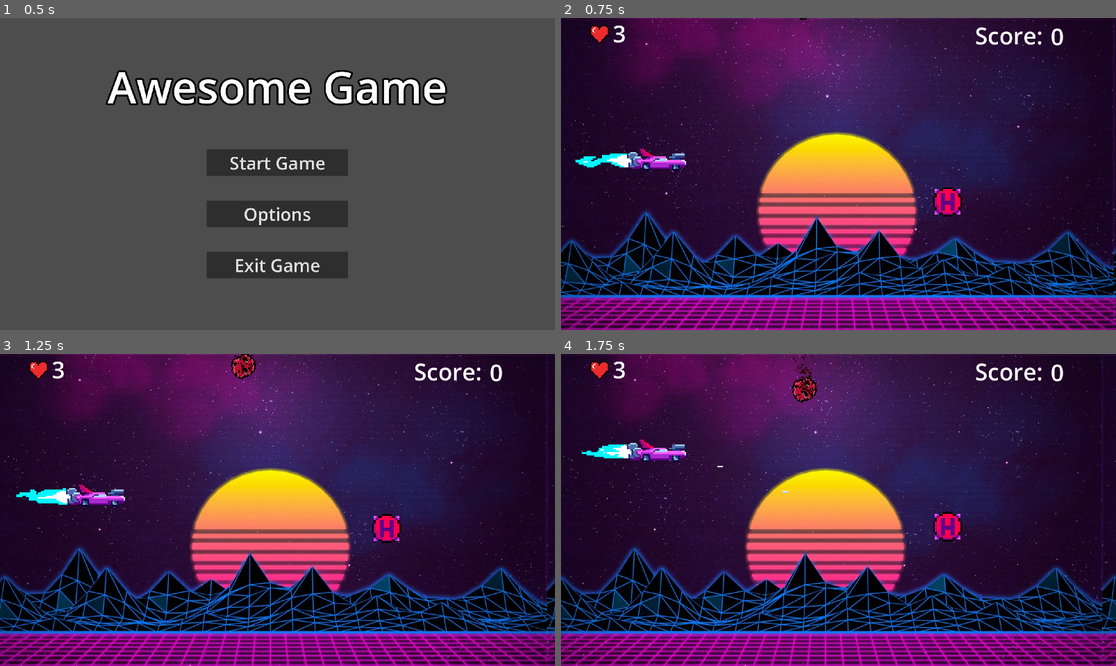
Above: before the commit, frames 1-4 (two rows, left to right).
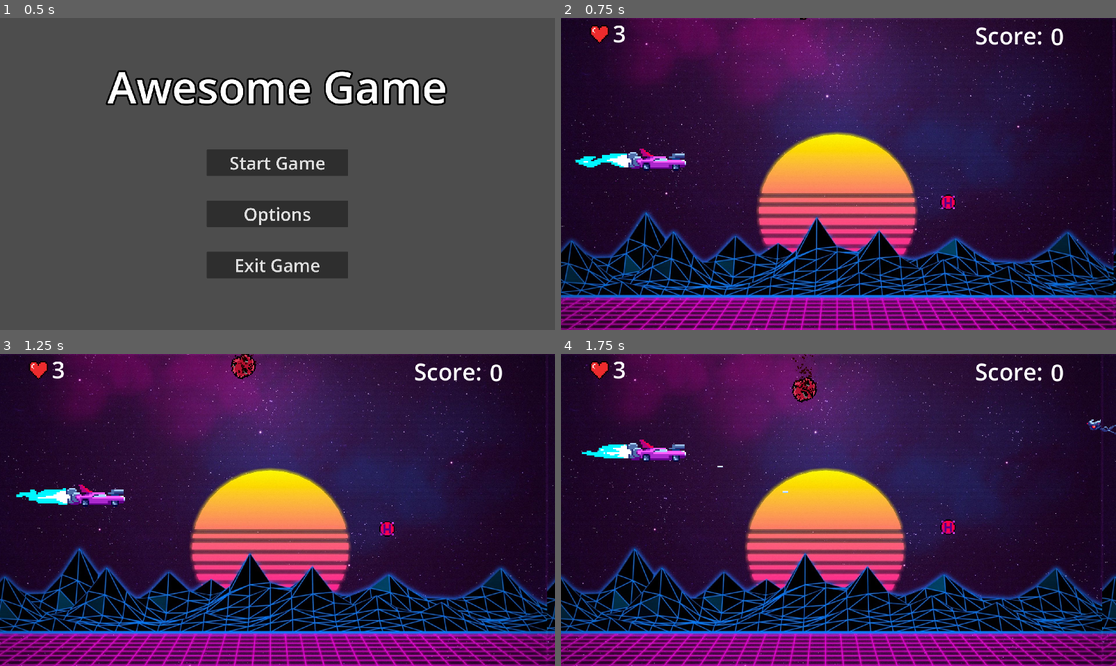
Above: after the commit, the same moments.

Repository: P0ddy/Project-Bentley
Game: Godot game, scene res://Scenes/Menu/main_menu.tscn
Two runs of this game, one before a commit and one after it. Both use one fixed random seed, a clock stepped at 60 frames per second and the inputs below. Sound files missing from this copy of the repository are replaced by a short silence.
Inputs:
- Up to frame 1 (0.5 s): no input
- Up to frame 2 (0.75 s): click "Start Game" at 0.5 s
- Up to frame 3 (1.25 s): no input
- Up to frame 4 (1.75 s): hold W (up) from 1.28 s (still down); hold Space (shoot) from 1.28 s (still down)

Frame 1 is identical in both runs. In frame 2, 0.4% of the frame differs, in the area x 67-73%, y 54-64%; in frame 3, 0.4%; in frame 4, 0.5%, in the area x 67-100%, y 20-61%.

Commit message:
add vel and more

Diff:
--- a/Scenes/MainScene/Game.gd
+++ b/Scenes/MainScene/Game.gd
@@ -4,6 +4,7 @@
 var Enemy = preload("res://Scenes/MainScene/enemy.tscn")
 var Boss = preload("res://Scenes/MainScene/boss.tscn")
 var Meteor = preload("res://Scenes/MainScene/meteor.tscn")
+var Vel = preload("res://Scenes/MainScene/vel.tscn")
 
 func _on_spawn_timer_timeout():
 	var enemy = Enemy.instantiate()
@@ -12,6 +13,9 @@
 	var meteor = Meteor.instantiate()
 	meteor.position = Vector2(randf_range(0, 1920), randf_range(0, 0))
 	add_child(meteor)
+	var vel = Vel.instantiate()
+	vel.position = Vector2(randf_range(2000, 3000), randf_range(50, 1030))
+	add_child(vel)
 
 
 # Options Scipt
--- a/Scenes/MainScene/Game.tscn
+++ b/Scenes/MainScene/Game.tscn
@@ -9,6 +9,7 @@
 [ext_resource type="Script" path="res://Scenes/MainScene/DisplayHP.gd" id="5_i1t1g"]
 [ext_resource type="Script" path="res://Scenes/MainScene/DisplayScore.gd" id="6_4n6hb"]
 [ext_resource type="Texture2D" uid="uid://cpjn0s8enagpg" path="res://Assets/HP.png" id="6_i8dvb"]
+[ext_resource type="PackedScene" uid="uid://hxv8ns0db8i0" path="res://Scenes/MainScene/vel.tscn" id="6_uldu1"]
 [ext_resource type="Script" path="res://Scenes/MainScene/Background.gd" id="8_p2q4e"]
 [ext_resource type="Texture2D" uid="uid://dogyvl4glwhi8" path="res://Assets/BG test.jpg" id="9_w7vak"]
 [ext_resource type="Script" path="res://Scenes/MainScene/Camera.gd" id="11_xfkbu"]
@@ -33,6 +34,9 @@
 
 [node name="Meteor" parent="." instance=ExtResource("5_gau26")]
 position = Vector2(842, -72)
+
+[node name="Vel" parent="." instance=ExtResource("6_uldu1")]
+position = Vector2(2294, 253)
 
 [node name="HealthPickUp" parent="." instance=ExtResource("12_upobf")]
 position = Vector2(1341, 652)
--- a/Scenes/MainScene/PickUps/health_pick_up.tscn
+++ b/Scenes/MainScene/PickUps/health_pick_up.tscn
@@ -4,7 +4,7 @@
 [ext_resource type="Texture2D" uid="uid://cv5hbyud3qm6d" path="res://Assets/PickUps/Upgrades/HealthPickUp.png" id="1_kpubu"]
 
 [sub_resource type="CircleShape2D" id="CircleShape2D_tl7k4"]
-radius = 6.06426
+radius = 2.75411
 
 [sub_resource type="Animation" id="Animation_8xm01"]
 resource_name = "AufundAb"
@@ -44,14 +44,14 @@
 script = ExtResource("1_d2gn8")
 
 [node name="CollisionShape2D" type="CollisionShape2D" parent="."]
-position = Vector2(0, -3.98845)
+position = Vector2(0, -9.00747)
 scale = Vector2(10.555, 10.555)
 shape = SubResource("CircleShape2D_tl7k4")
 one_way_collision_margin = 0.0
 
 [node name="Sprite2D" type="Sprite2D" parent="."]
-position = Vector2(0, -3.98845)
-scale = Vector2(0.675, 0.675)
+position = Vector2(0, -9.00747)
+scale = Vector2(0.35, 0.35)
 texture = ExtResource("1_kpubu")
 
 [node name="AnimationPlayer" type="AnimationPlayer" parent="."]
--- /dev/null
+++ b/Scenes/MainScene/vel.gd
@@ -0,0 +1,42 @@
+extends CharacterBody2D
+
+var Explosion = preload("res://Scenes/MainScene/explosion.tscn")
+
+@export var minspeed = 225
+@export var maxspeed = 350
+
+var health = 2
+var player = null
+var speed = 0
+
+
+func _ready():
+	speed = randf_range(minspeed, maxspeed)
+
+func _physics_process(delta):
+	position.x -= speed * delta
+
+func _on_detection_body_entered(body):
+	if body.is_in_group("Player"):
+		player = body
+
+func enemy_hit():
+	health -= 1
+	if health == 0:
+		Global.camera.screen_shake(4, 4, 0.05)
+		Global.score += 5
+		queue_free()
+
+	if health == 0:
+		var explosion = Explosion.instantiate()
+		explosion.global_position = global_position
+		get_tree().current_scene.add_child(explosion)
+		AudioPlayer.Explosion()
+
+func _on_visible_on_screen_notifier_2d_screen_exited():
+	queue_free()
+
+
+func _on_damage_area_2d_body_entered(body):
+	if body.has_method("player_hit"):
+		body.player_hit()
--- /dev/null
+++ b/Scenes/MainScene/vel.tscn
@@ -0,0 +1,33 @@
+[gd_scene load_steps=4 format=3 uid="uid://hxv8ns0db8i0"]
+
+[ext_resource type="Script" path="res://Scenes/MainScene/vel.gd" id="1_54vkx"]
+[ext_resource type="Texture2D" uid="uid://cfdmnapwn8l3t" path="res://Assets/Enemy's/Robot-Sheet.png" id="1_h2w8g"]
+
+[sub_resource type="RectangleShape2D" id="RectangleShape2D_r16eg"]
+size = Vector2(15, 11.3333)
+
+[node name="Vel" type="CharacterBody2D"]
+script = ExtResource("1_54vkx")
+
+[node name="CollisionShape2D" type="CollisionShape2D" parent="."]
+position = Vector2(-35.5, -7)
+scale = Vector2(3, 3)
+shape = SubResource("RectangleShape2D_r16eg")
+
+[node name="Sprite2D" type="Sprite2D" parent="."]
+scale = Vector2(3, 3)
+texture = ExtResource("1_h2w8g")
+region_enabled = true
+region_rect = Rect2(0, 0, 41, 17)
+
+[node name="VisibleOnScreenNotifier2D" type="VisibleOnScreenNotifier2D" parent="."]
+position = Vector2(1.90735e-06, -6)
+scale = Vector2(6.2, 2)
+
+[node name="DamageArea2D" type="Area2D" parent="."]
+
+[node name="CollisionPolygon2D" type="CollisionPolygon2D" parent="DamageArea2D"]
+position = Vector2(-39.385, 0)
+polygon = PackedVector2Array(27.385, -27, 27.385, 0, 43.385, -3, 78.385, -9, 102.385, -9, 102.385, 3, 72.385, 2, 64.385, 12, 79.385, 20, 79.385, 27, 71.385, 26, 50.385, 15, 43.385, 19, 33.385, 19, 23.385, 12, -14.615, 12, -21.615, 10, -21.615, -27)
+
+[connection signal="body_entered" from="DamageArea2D" to="." method="_on_damage_area_2d_body_entered"]
Binary file added: Assets/Enemy's/Robot-Sheet.png
Not shown, added: Assets/Enemy's/Robot-Sheet.png.import
Not shown: 1 places in Scenes/MainScene/Game.tscn that only renumber resources
